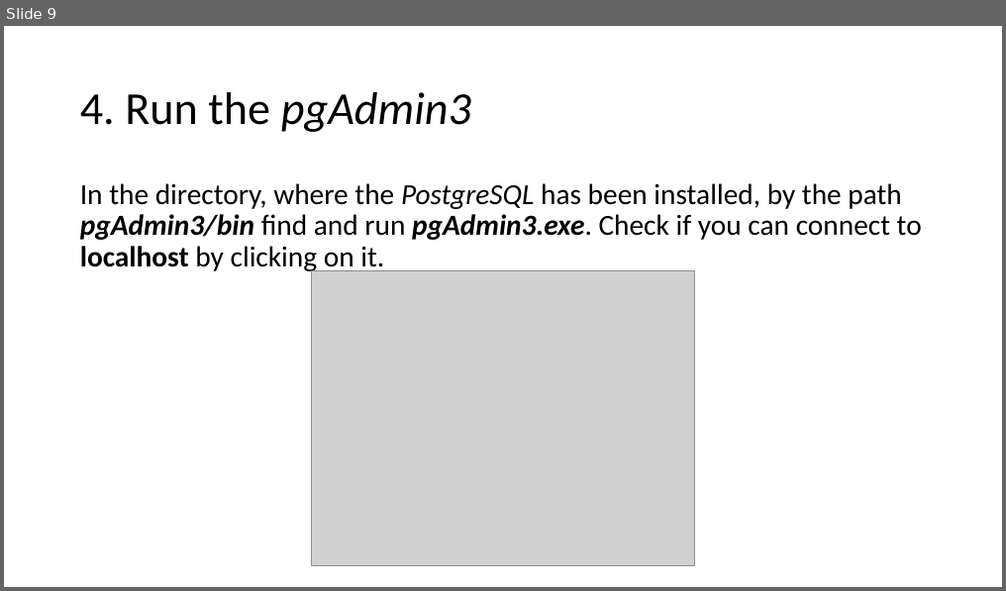
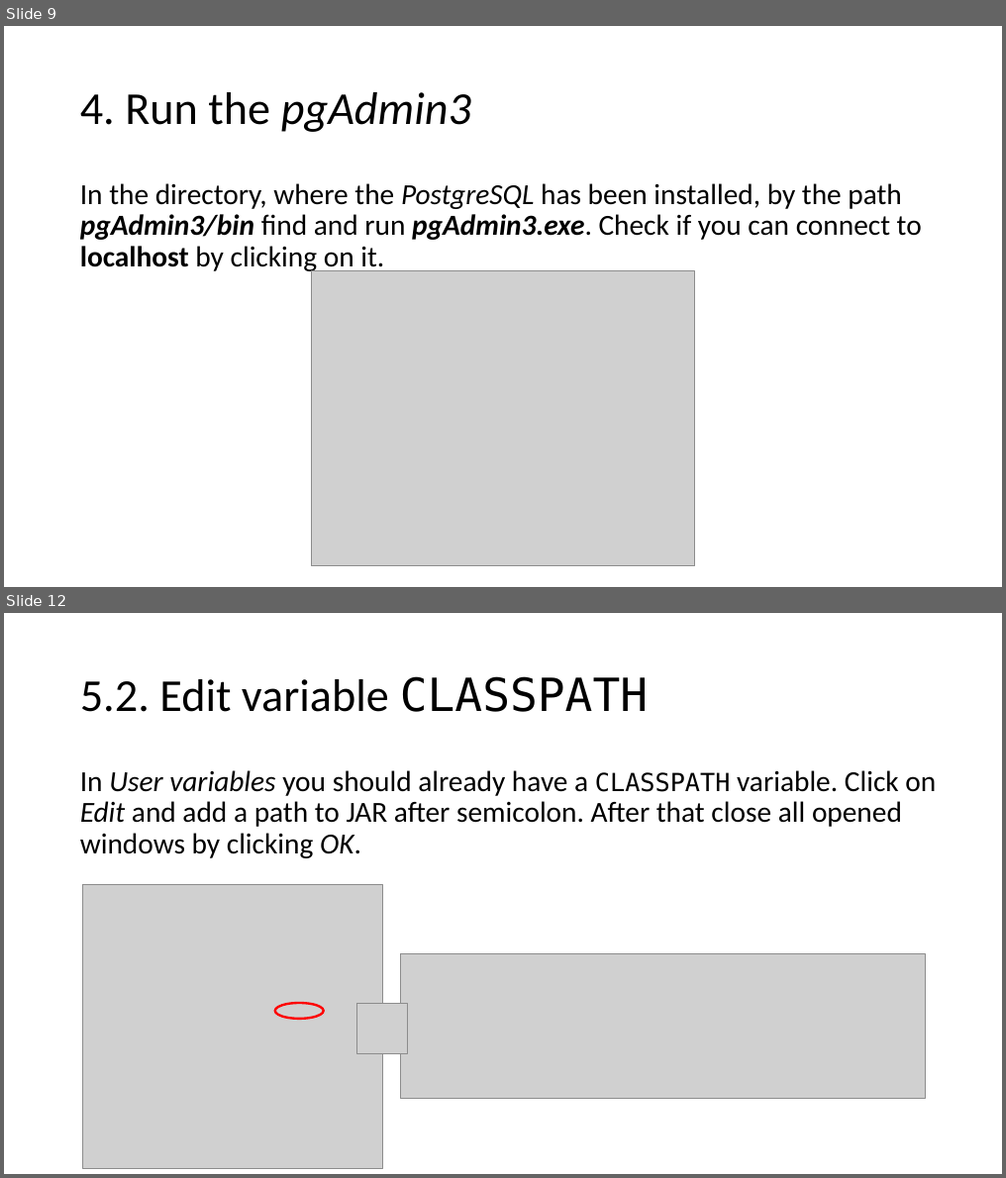
Before and after one commit to aolins/pbc, a slide deck: javadb/resources/Installing PostgreSQL.pptx. Shown one above the other, each under a label of ours: slide 9 before the commit, slides 9 and 12 after it; the slides between them are not shown. The pictures are 1006x591 and 1006x1178 pixels, drawn with LibreOffice and Linux fonts; fonts in the diff are those of the drawing; grey boxes stand for pictures. Boxes give left, top, right and bottom in pixels: in the first picture for what was removed or moved away, otherwise in the second. Text is boxed around its words. In the diff, an @@ line names an element or a change of style, - is before the commit and + after.

```diff
--- a/javadb/resources/Installing PostgreSQL.pptx
+++ b/javadb/resources/Installing PostgreSQL.pptx
@@ slide 12 added at box(4, 613, 1002, 1174), background #FFFFFF @@
@@ title added at box(80, 676, 648, 712), 44 pt, text #000000 @@
+5.2. Edit variable CLASSPATH
@@ text added at box(80, 770, 936, 859), 28 pt, text #000000 @@
+In User variables you should already have a CLASSPATH variable. Click on Edit and add a path to JAR after semicolon. After that close all opened windows by clicking OK.
@@ picture added at box(82, 884, 383, 1168) @@
@@ picture added at box(401, 955, 925, 1099) @@
@@ ellipse added at box(275, 1003, 324, 1019), outline #FF0000 2.25 pt @@
@@ picture added at box(356, 1003, 408, 1054) @@
```
Also in this commit, not shown: 2 other slides added.
